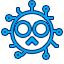
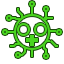
The second 64×64 image is a revision of the first. Changes to its layers:
added group "right" with 5 layers in group "Outer Parts" over [45,17,62,47]
moved "Ellipse 1 copy 3" (1st of 4, in "Virus V2" › "Outer Parts" › "right") into group "right", painted on it over [56,29,62,35]
moved "Shape 1 copy 14" (1st of 2, in "Virus V2" › "Outer Parts" › "right") into group "right", painted on it over [50,40,57,47]
added group "down" with 7 layers in group "Outer Parts" over [15,47,49,59]
moved "Ellipse 1 copy 5" (1st of 2, in "Virus V2" › "Outer Parts" › "down") into group "down", painted on it over [43,53,49,59]
moved "Ellipse 1 copy 7" (1st of 2, in "Virus V2" › "Outer Parts" › "down") into group "down", painted on it over [15,52,21,58]
added group "left" with 7 layers in group "Outer Parts" over [2,15,17,47]
moved "Ellipse 1 copy 3" (2nd of 4, in "Virus V2" › "Outer Parts" › "left") into group "left", painted on it over [2,29,8,35]
added group "up" with 6 layers in group "Outer Parts" over [17,1,49,17]
showed group "green" (4 layers) over [15,21,49,48]
painted on "Ellipse 1 copy 11" (1st of 3, in "Virus V2" › "Inner Parts" › "green") over [34,21,49,36]
painted on "Ellipse 1 copy 9" (1st of 4, in "Virus V2" › "Inner Parts" › "green") over [15,21,30,36]
painted on "Mouth copy" over [26,38,39,43]
painted on "Mouth" (1st of 3, in "Virus V2" › "Inner Parts" › "green") over [30,35,34,48]
hid group "blue" (4 layers) over [15,21,49,46]
hid "Ellipse 1 copy 13", painted on it over [33,21,49,39]
hid "Ellipse 1 copy 12", painted on it over [15,21,31,39]
painted on "Mouth1" over [30,37,38,46]
painted on "Mouth2" over [26,37,34,46]
added group "small Body" with 12 layers in group "Virus V2" over [11,12,52,53]
added layer "Body copy" in group "small Body" over [14,14,50,50]
renamed "Body" to "big Body", hid it, painted on it over [11,11,53,53]
…and 8 more changes (8 painted, 8 stack)
